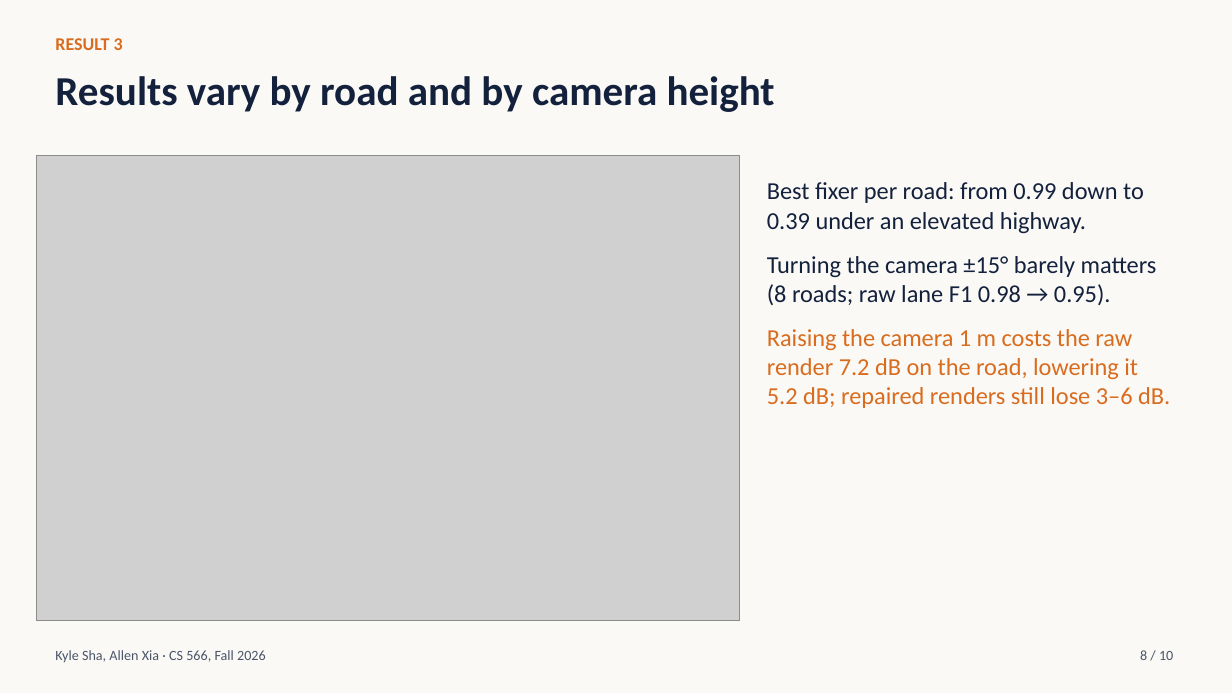
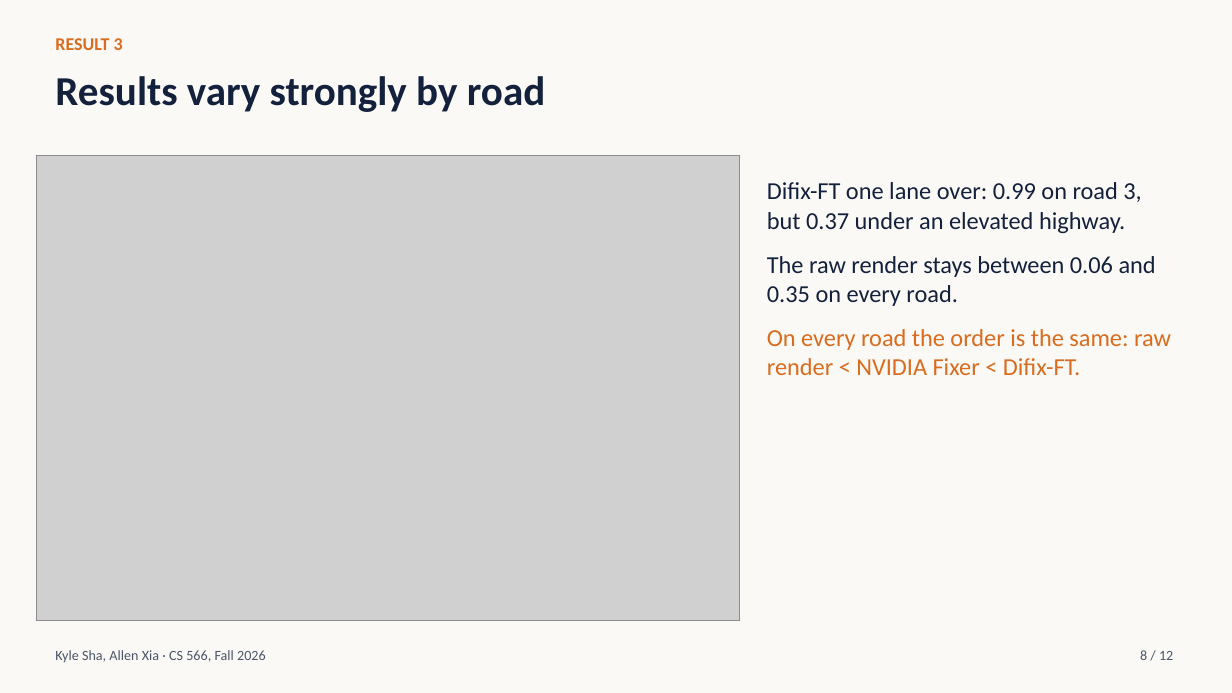
Before and after one commit to ksha23/cs566-drive-sim-trust, a slide deck: slide 8 of presentation/cs566_drive_sim_talk.pptx. Drawn at 1232x693 pixels with LibreOffice and Linux fonts; fonts in the diff are those of the drawing; grey boxes stand for pictures. Boxes give left, top, right and bottom in pixels: in the first picture for what was removed or moved away, otherwise in the second. Text is boxed around its words. In the diff, an @@ line names an element or a change of style, - is before the commit and + after.

```diff
--- a/presentation/cs566_drive_sim_talk.pptx
+++ b/presentation/cs566_drive_sim_talk.pptx
@@ text at <box>55,76,545,112</box>: text changed @@
-Results vary by road and by camera height
+Results vary strongly by road
@@ text at <box>767,182,1171,375</box>: text changed @@
-Best fixer per road: from 0.99 down to 0.39 under an elevated highway.
-Turning the camera ±15° barely matters (8 roads; raw lane F1 0.98 → 0.95).
-Raising the camera 1 m costs the raw render 7.2 dB on the road, lowering it 5.2 dB; repaired renders still lose 3–6 dB.
+Difix-FT one lane over: 0.99 on road 3, but 0.37 under an elevated highway.
+The raw render stays between 0.06 and 0.35 on every road.
+On every road the order is the same: raw render < NVIDIA Fixer < Difix-FT.
@@ text at <box>1140,650,1173,660</box>: text changed @@
-8 / 10
+8 / 12
```
Also in this commit, not shown: 9 other slides changed, 2 slides added, 14 other files.
